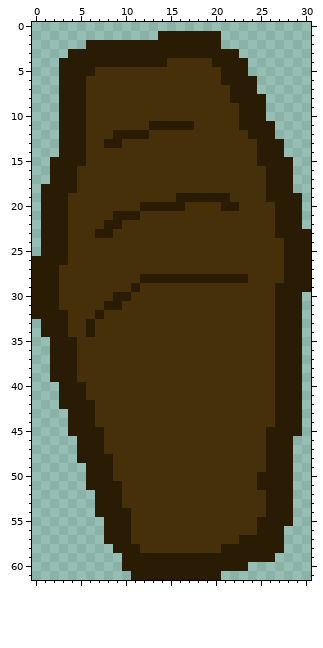
File history of a pixel-art sprite, content/characters/warrior/images/foot-front.png. Above: the version before the commit.
The file is 31x62 pixels.
After the commit:
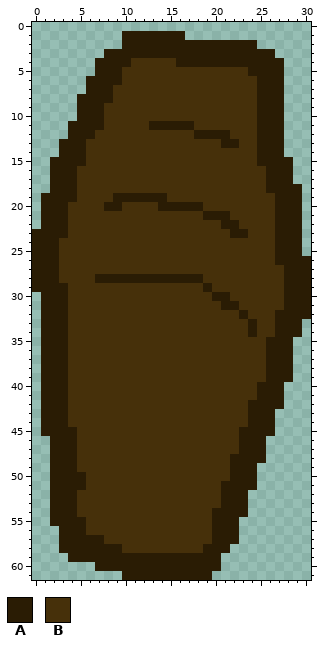
Palette (. is transparent): A #2a1c04  B #46300a
Change:
y 1: x 10..13 .... -> AAAA; x 17..20 AAAA -> ....
y 2: x 6..9 AAAA -> ....; x 21..24 .... -> AAAA
y 3: x 4..7 AAAA -> ....; x 23..26 .... -> AAAA
y 4: x 3..6 AAAA -> ....; x 11..14 AAAA -> BBBB; x 16..19 BBBB -> AAAA; x 24..27 .... -> AAAA
y 5: x 3..9 AAAABBB -> ....AAA; x 21..27 AAA.... -> BBBAAAA
y 6: x 3..9 AAABBBB -> ...AAAA; x 21..27 AAAA... -> BBBBAAA
y 7: x 3..8 AAABBB -> ...AAA; x 22..27 AAA... -> BBBAAA
y 8: x 3..4 AA -> ..; x 6..8 BBB -> AAA; x 22..24 AAA -> BBB; x 26..27 .. -> AA
y 9..10: x 3..4 AA -> ..; x 6..7 BB -> AA; x 23..24 AA -> BB; x 26..27 .. -> AA
y 11: x 3 A -> .; x 6..7 BB -> AA; x 23..24 AA -> BB; x 27 . -> A
y 12: x 3 A -> .; x 6 B -> A; x 9..12 AAAA -> BBBB; x 18..21 BBBB -> AAAA; x 24 A -> B; x 27 . -> A
y 13: x 8..9 AA -> BB; x 21..22 BB -> AA
y 18: x 1 A -> .; x 29 . -> A
y 19: x 4 B -> A; x 9..14 BBBBBB -> AAAAAA; x 16..21 AAAAAA -> BBBBBB; x 26 A -> B
y 20: x 8..9 BB -> AA; x 12..13 AA -> BB; x 17..18 BB -> AA; x 21..22 AA -> BB
y 21: x 9..11 AAA -> BBB; x 19..21 BBB -> AAA
y 22: x 8..9 AA -> BB; x 21..22 BB -> AA
y 23: x 0 . -> A; x 7..8 AA -> BB; x 22..23 BB -> AA; x 30 A -> .
y 24..25: x 0 . -> A; x 3 A -> B; x 27 B -> A; x 30 A -> .
y 26: x 3 A -> B; x 27 B -> A
y 28: x 7..11 BBBBB -> AAAAA; x 19..23 AAAAA -> BBBBB
y 29: x 3 B -> A; x 11 A -> B; x 19 B -> A; x 27 A -> B
y 30: x 0 A -> .; x 3 B -> A; x 9..10 AA -> BB; x 20..21 BB -> AA; x 27 A -> B; x 30 . -> A
y 31: x 0 A -> .; x 3 B -> A; x 8..9 AA -> BB; x 21..22 BB -> AA; x 27 A -> B; x 30 . -> A
y 32: x 0 A -> .; x 7 A -> B; x 23 B -> A; x 30 . -> A
y 33..34: x 6 A -> B; x 24 B -> A
y 35..39: x 1 . -> A; x 4 A -> B; x 26 B -> A; x 29 A -> .
y 40..41: x 1..2 .. -> AA; x 4..5 AA -> BB; x 25..26 BB -> AA; x 28..29 AA -> ..
y 42: x 1..2 .. -> AA; x 4..6 AAA -> BBB; x 24..26 BBB -> AAA; x 28..29 AA -> ..
y 43..44: x 1..6 ...AAA -> AAABBB; x 24..29 BBBAAA -> AAA...
y 45: x 1..3 ... -> AAA; x 5..7 AAA -> BBB; x 23..25 BBB -> AAA; x 27..29 AAA -> ...
y 46..47: x 2..7 ...AAA -> AAABBB; x 23..28 BBBAAA -> AAA...
y 48: x 2..8 ...AAAA -> AAABBBB; x 22..28 BBBBAAA -> AAAA...
y 49: x 2..8 ....AAA -> AAABBBB; x 22..28 BBBBAAA -> AAA....
y 50: x 2..8 ....AAA -> AAAABBB; x 22..28 BBBAAAA -> AAA....
y 51: x 2..9 ....AAAA -> AAAABBBB; x 21..28 BBBBAAAA -> AAAA....
y 52..53: x 2..9 .....AAA -> AAABBBBB; x 21..28 BBBBBAAA -> AAA.....
y 54: x 2..10 .....AAAA -> AAABBBBBB; x 20..28 BBBBBBAAA -> AAAA.....
y 55: x 2..10 ......AAA -> AAAABBBBB; x 20..28 BBBBBAAAA -> AAA......
y 56: x 3..10 .....AAA -> AAABBBBB; x 20..27 BBBBBAAA -> AAA.....
y 57: x 3..10 .....AAA -> AAAAABBB; x 20..27 BBBAAAAA -> AAA.....
y 58: x 3..8 ...... -> AAAAAA; x 10..11 AA -> BB; x 19..20 BB -> AA; x 22..27 AAAAAA -> ......
y 59: x 4..9 ...... -> AAAAAA; x 21..26 AAAAAA -> ......
y 60: x 7..9 ... -> AAA; x 21..23 AAA -> ...
y 61: x 10 . -> A; x 20 A -> .
Where, in picture pixels (left, top, right, bottom), the same in both pictures:
changed: (59, 31, 284, 148)
changed: (32, 184, 311, 580)
